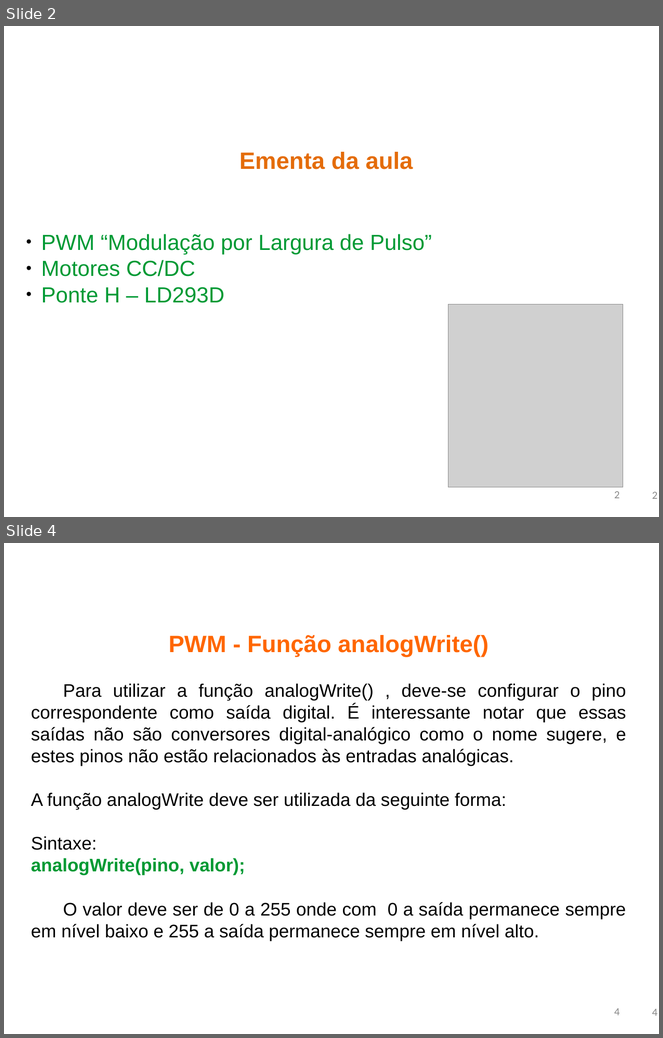
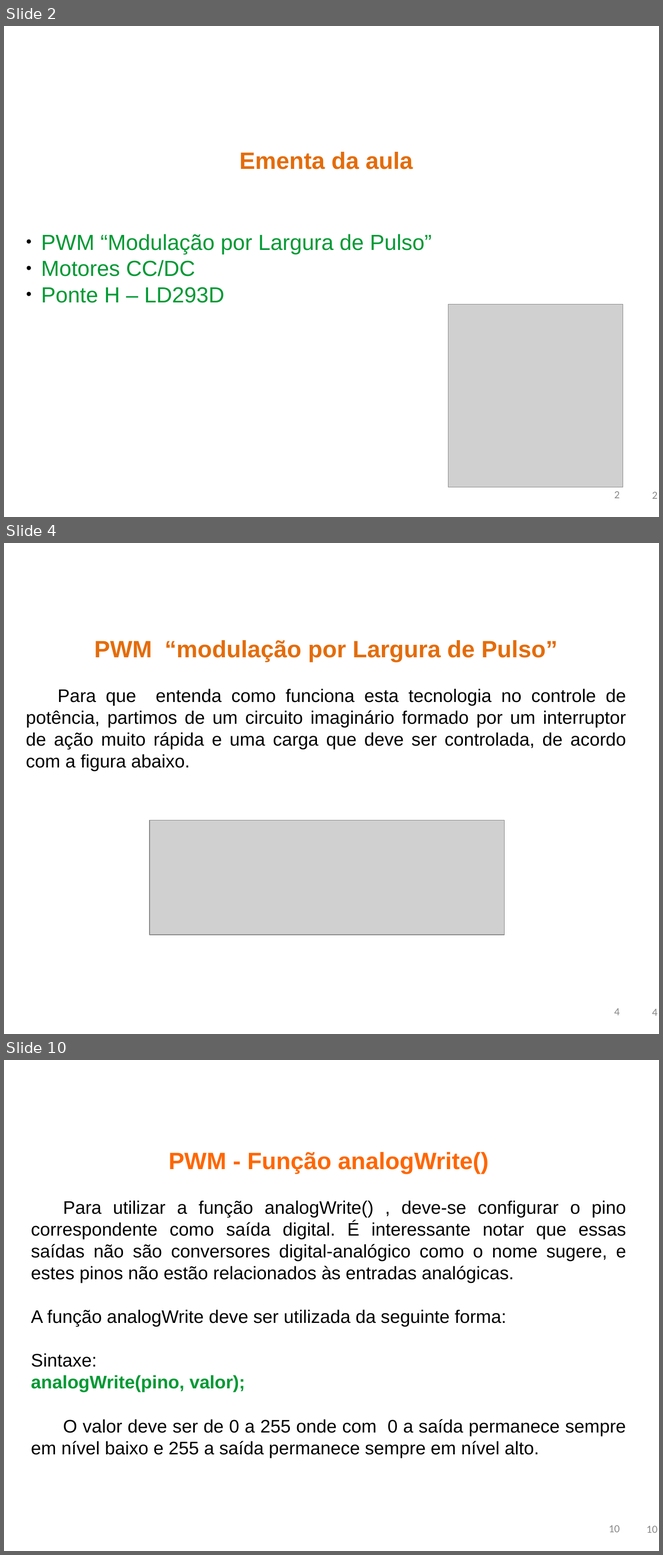
Before and after one commit to rafaelgov95/Robotica, a slide deck: IFMS/AulaIFMS2.ppt. Shown one above the other, each under a label of ours: slides 2 and 4 before the commit, slides 2, 4 and 10 after it; the slides between them are not shown. The pictures are 663x1038 and 663x1555 pixels, drawn with LibreOffice and Linux fonts; fonts in the diff are those of the drawing; grey boxes stand for pictures; background and template pictures are left out. Boxes give left, top, right and bottom in pixels: in the first picture for what was removed or moved away, otherwise in the second. Text is boxed around its words. In the diff, an @@ line names an element or a change of style, - is before the commit and + after.

```diff
--- a/IFMS/AulaIFMS2.ppt
+++ b/IFMS/AulaIFMS2.ppt
@@ slide 4 added at box(4, 543, 659, 1034), background picture (left out) @@
@@ text added at box(26, 640, 626, 771), 20 pt, text #000000 @@
+PWM “modulação por Largura de Pulso”
+Para que entenda como funciona esta tecnologia no controle de potência, partimos de um circuito imaginário formado por um interruptor de ação muito rápida e uma carga que deve ser controlada, de acordo com a figura abaixo.
@@ picture added at box(150, 820, 505, 935) @@
@@ page number added at box(614, 1008, 620, 1016), 12 pt, text #898989 @@
+4
@@ page number added at box(652, 1009, 658, 1016), 12 pt, text #898989 @@
+4
@@ what was slide 4 is now slide 10 @@
@@ page number at box(609, 1525, 620, 1533): text changed @@
-4
+10
@@ page number at box(647, 1526, 658, 1533): text changed @@
-4
+10
```
Also in this commit, not shown: 5 other slides added, 2 other files.
